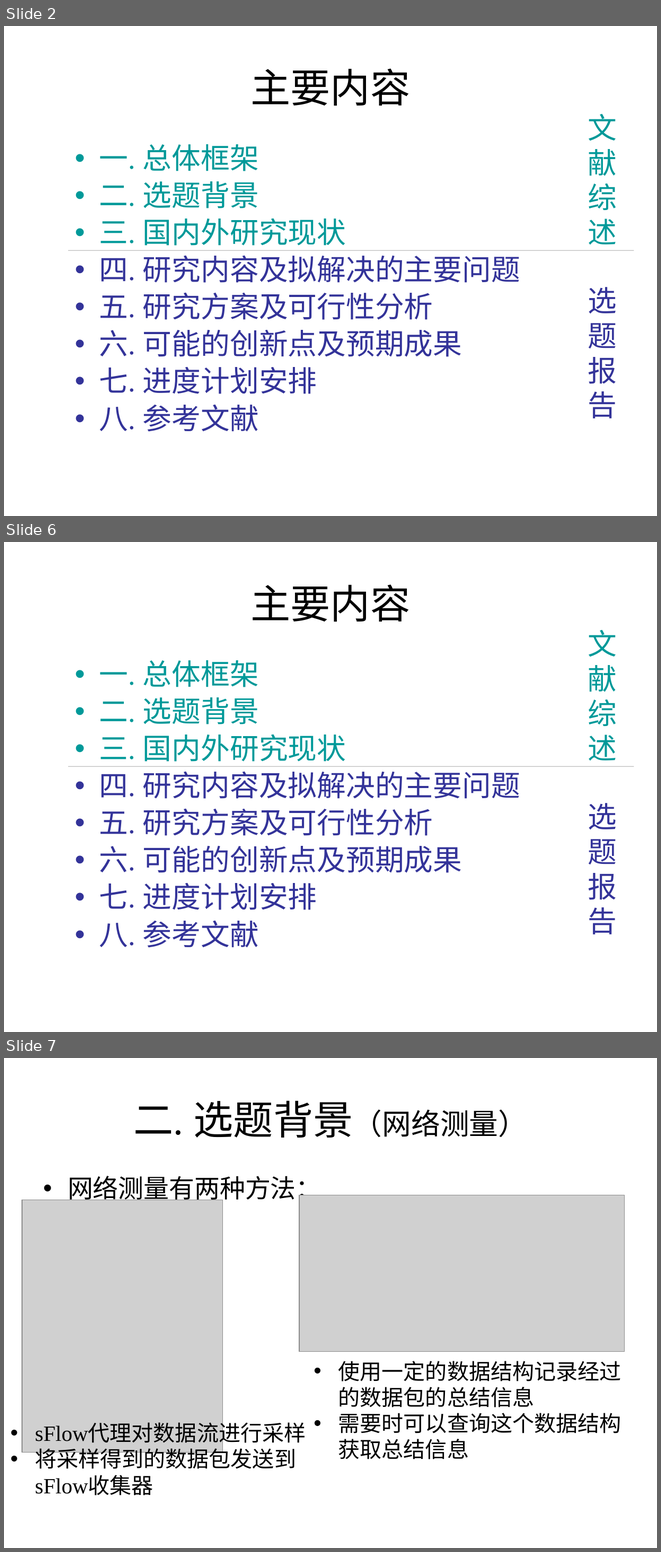
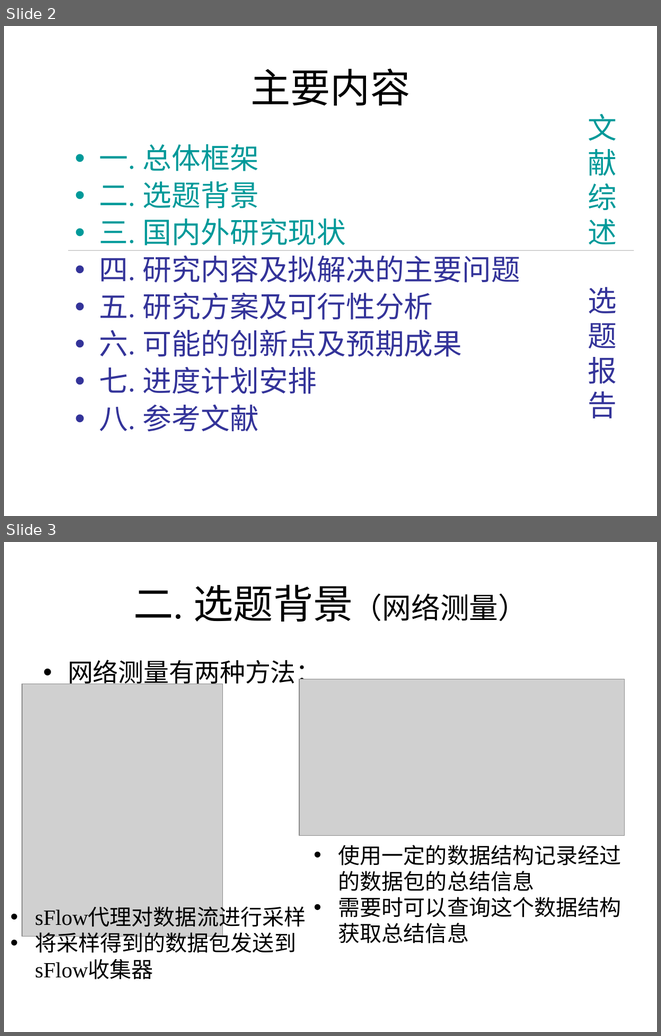
Before and after one commit to xinshengzzy/thesis_proposal, a slide deck: 赵宗义-博士生开题报告-2018年秋.pptx. Shown one above the other, each under a label of ours: slides 2, 6 and 7 before the commit, slides 2 and 3 after it; the slides between them are not shown. The pictures are 661x1552 and 661x1036 pixels, drawn with LibreOffice and Linux fonts; fonts in the diff are those of the drawing; grey boxes stand for pictures. Boxes give left, top, right and bottom in pixels: in the first picture for what was removed or moved away, otherwise in the second. Text is boxed around its words. In the diff, an @@ line names an element or a change of style, - is before the commit and + after.

```diff
--- a/赵宗义-博士生开题报告-2018年秋.pptx
+++ b/赵宗义-博士生开题报告-2018年秋.pptx
@@ slide 6 removed at (x1=4, y1=542, x2=657, y2=1032), background #FFFFFF @@
@@ title removed at (x1=250, y1=584, x2=410, y2=622) @@
-主要内容
@@ text removed at (x1=588, y1=629, x2=617, y2=760) @@
-文献
-综述
@@ text removed at (x1=99, y1=660, x2=520, y2=947) @@
-• 一. 总体框架
-• 二. 选题背景
-• 三. 国内外研究现状
-• 四. 研究内容及拟解决的主要问题
-• 五. 研究方案及可行性分析
-• 六. 可能的创新点及预期成果
-• 七. 进度计划安排
-• 八. 参考文献
@@ line removed from (68, 767) to (634, 767) @@
@@ text removed at (x1=588, y1=803, x2=617, y2=934) @@
-选
-题
-报
-告
@@ what was slide 7 is now slide 3 @@
```
Also in this commit, not shown: 5 slides added, 30 other slides removed, 4 other files.
